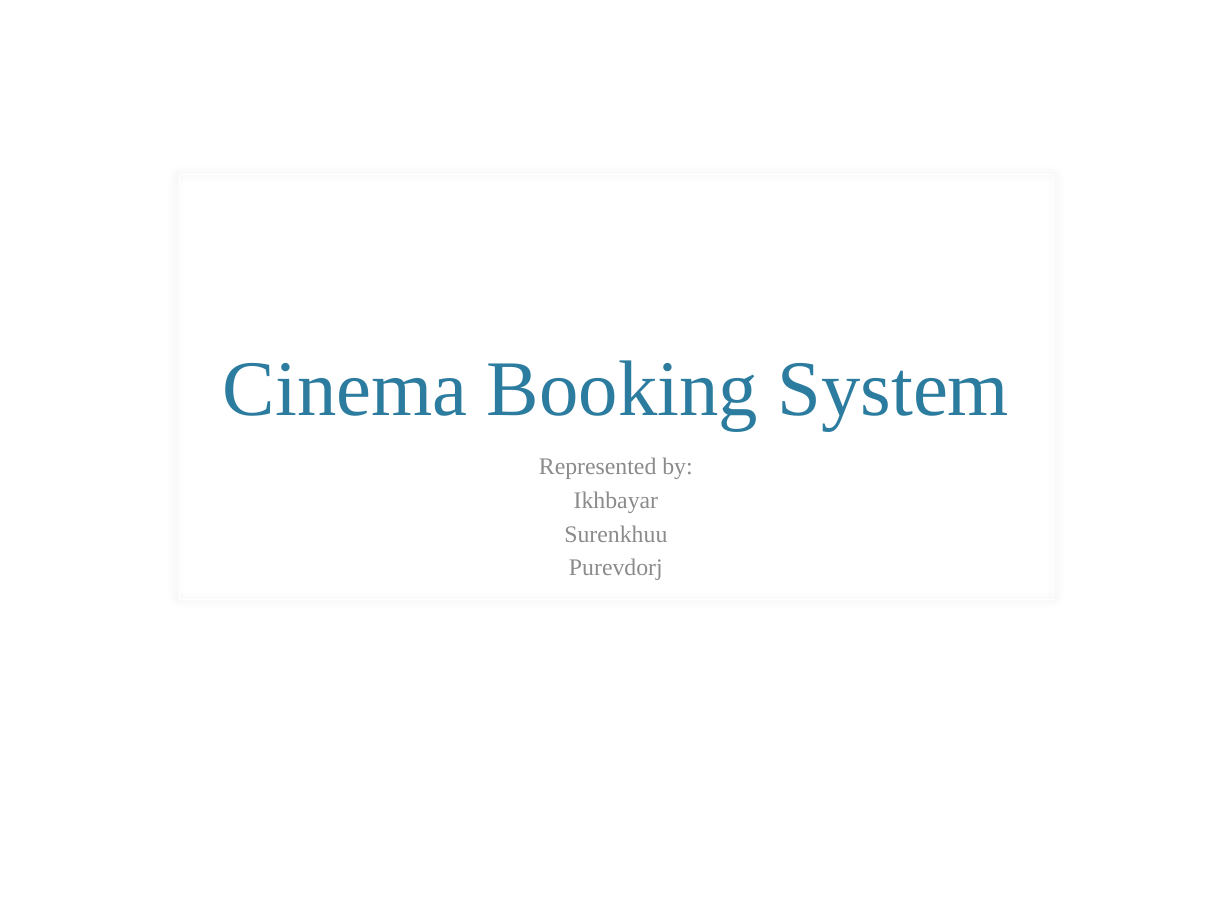
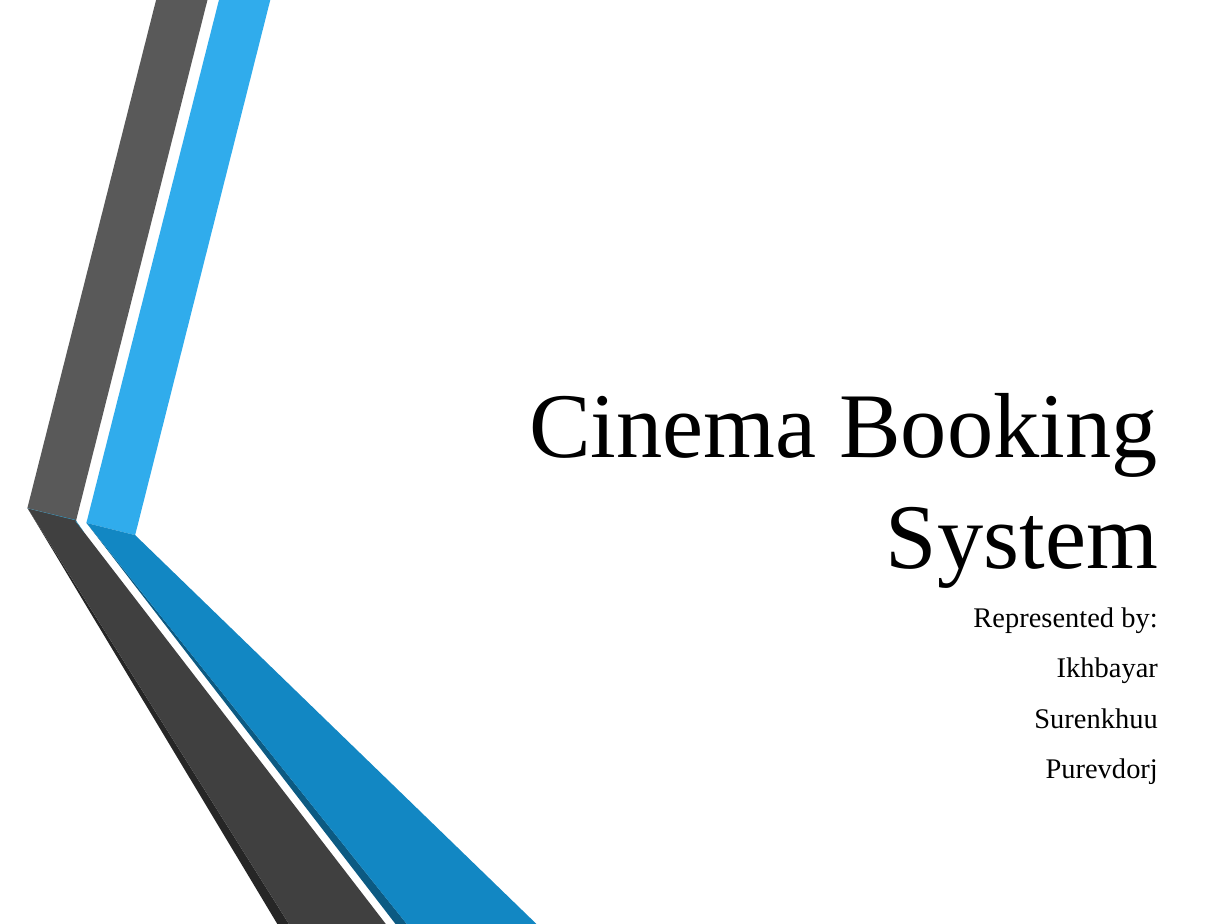
Before and after one commit to Purevdorj-Batgerel/MWA2018Nov, a slide deck: slide 1 of Document/CinemaBookingSystem_MPP.pptx. Drawn at 1232x924 pixels with LibreOffice and Linux fonts; fonts in the diff are those of the drawing; background and template pictures are left out. Boxes give left, top, right and bottom in pixels: in the first picture for what was removed or moved away, otherwise in the second. Text is boxed around its words. In the diff, an @@ line names an element or a change of style, - is before the commit and + after.

Commit message:
presentation

```diff
--- a/Document/CinemaBookingSystem_MPP.pptx
+++ b/Document/CinemaBookingSystem_MPP.pptx
@@ title "Cinema Booking System": place and size @@
-title "Cinema Booking System" at [223,360,1010,431]
+title "Cinema Booking System" at [529,393,1158,585]
@@ title "Cinema Booking System" at [529,393,1158,585]: size 46 to 54 pt, text colour #2C7C9F to #000000; alignment centre to right @@
@@ rectangle removed at [179,175,1052,600] @@
@@ group added at [27,0,536,924]: 6 freeform shapes @@
@@ freeform shape added at [27,508,76,520], fill #29ABE2 @@
@@ freeform shape added at [75,521,84,532], fill #29ABE2 @@
@@ subtitle "Represented by:": place and size @@
-subtitle "Represented by:" at [539,457,692,580]
+subtitle "Represented by:" at [973,607,1158,783]
@@ subtitle "Represented by:" at [973,607,1158,783]: size 13.9 to 16.6 pt, text colour #8C8C8C to #000000; alignment centre to right; more space between paragraphs @@
```
Also in this commit, not shown: 9 other slides changed, 1 slide added.
